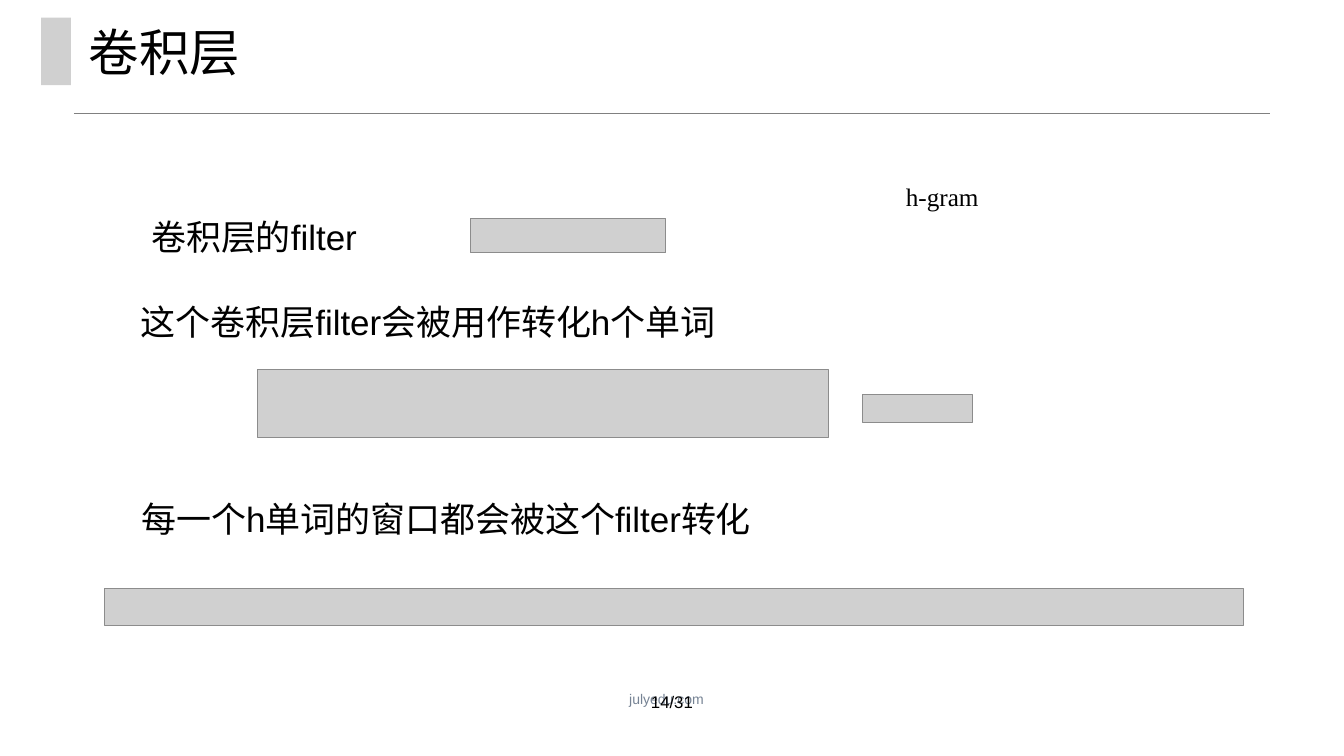
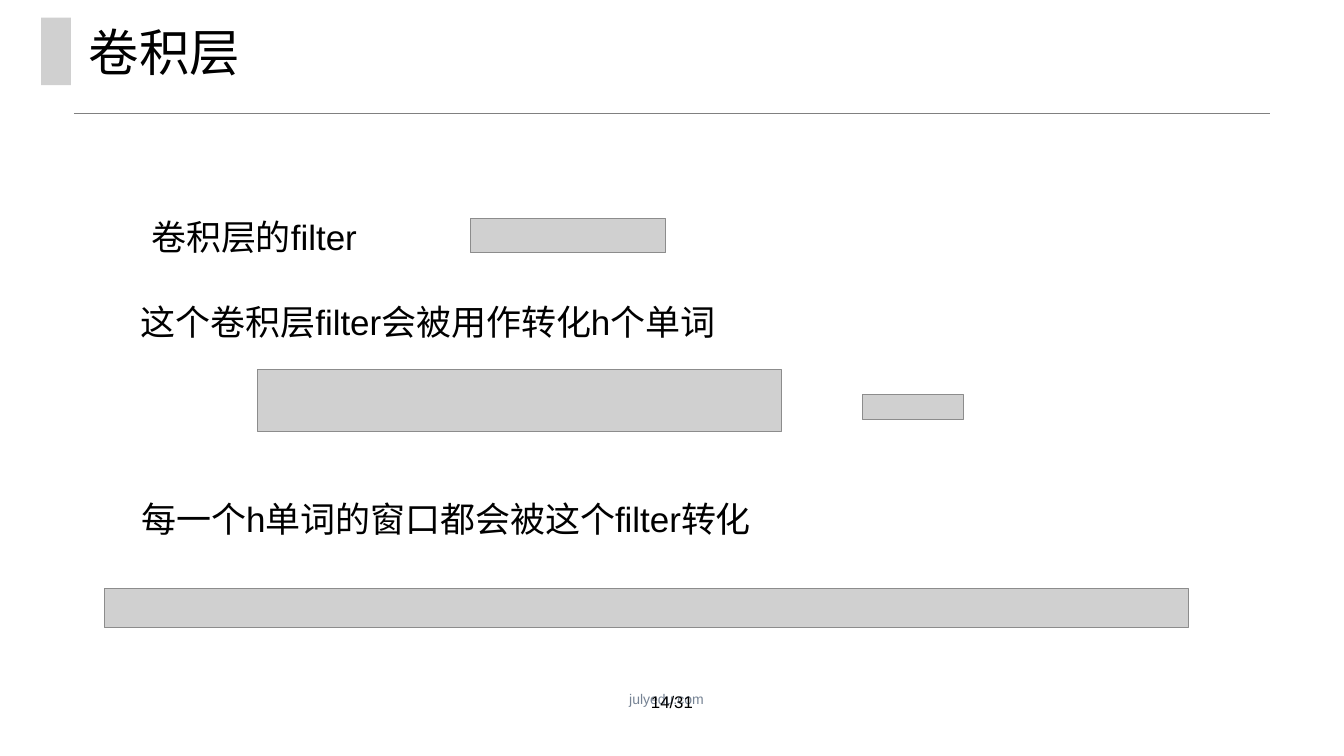
Before and after one commit to ZeweiChu/PyTorch-Course, a slide deck: slide 14 of 情感分类.pptx. Drawn at 1344x756 pixels with LibreOffice and Linux fonts; fonts in the diff are those of the drawing; grey boxes stand for pictures; background and template pictures are left out. Boxes give left, top, right and bottom in pixels: in the first picture for what was removed or moved away, otherwise in the second. Text is boxed around its words. In the diff, an @@ line names an element or a change of style, - is before the commit and + after.

```diff
--- a/情感分类.pptx
+++ b/情感分类.pptx
@@ text removed at bbox=[906, 188, 979, 212] @@
-h-gram
@@ picture: place and size @@
-picture at bbox=[258, 370, 829, 438]
+picture at bbox=[258, 370, 781, 433]
@@ picture: place and size @@
-picture at bbox=[863, 395, 973, 422]
+picture at bbox=[863, 395, 964, 420]
@@ picture: place and size @@
-picture at bbox=[105, 589, 1244, 625]
+picture at bbox=[105, 589, 1189, 628]
```
Also in this commit, not shown: 9 other slides changed, 3 other files.
